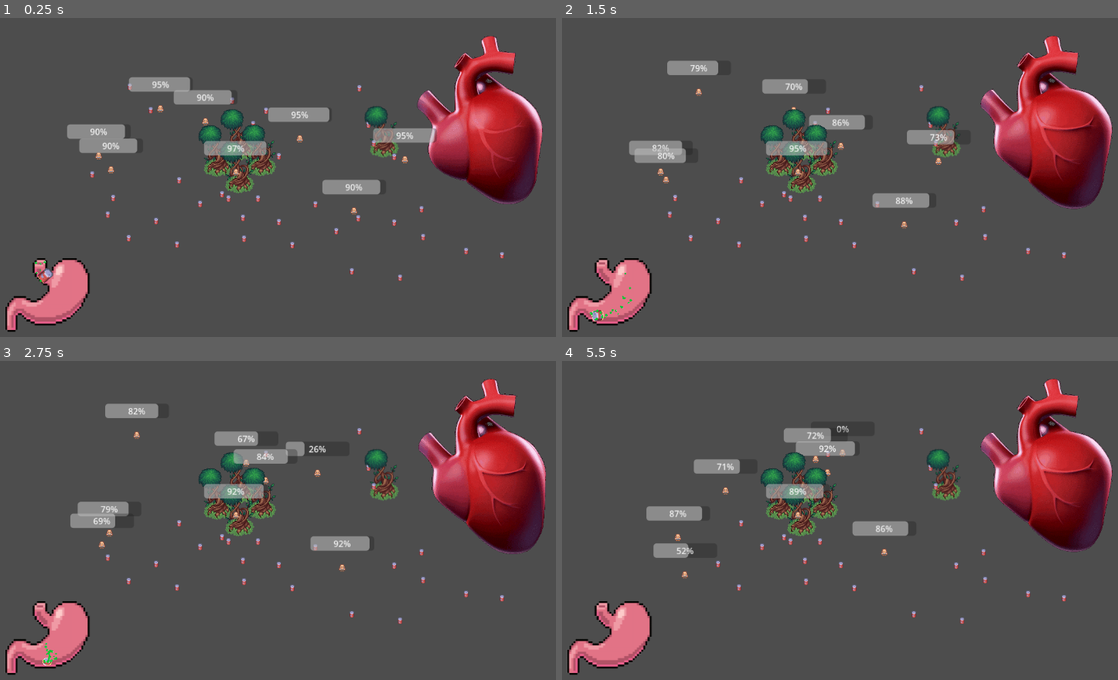
Above: before the commit, frames 1-4 (two rows, left to right).
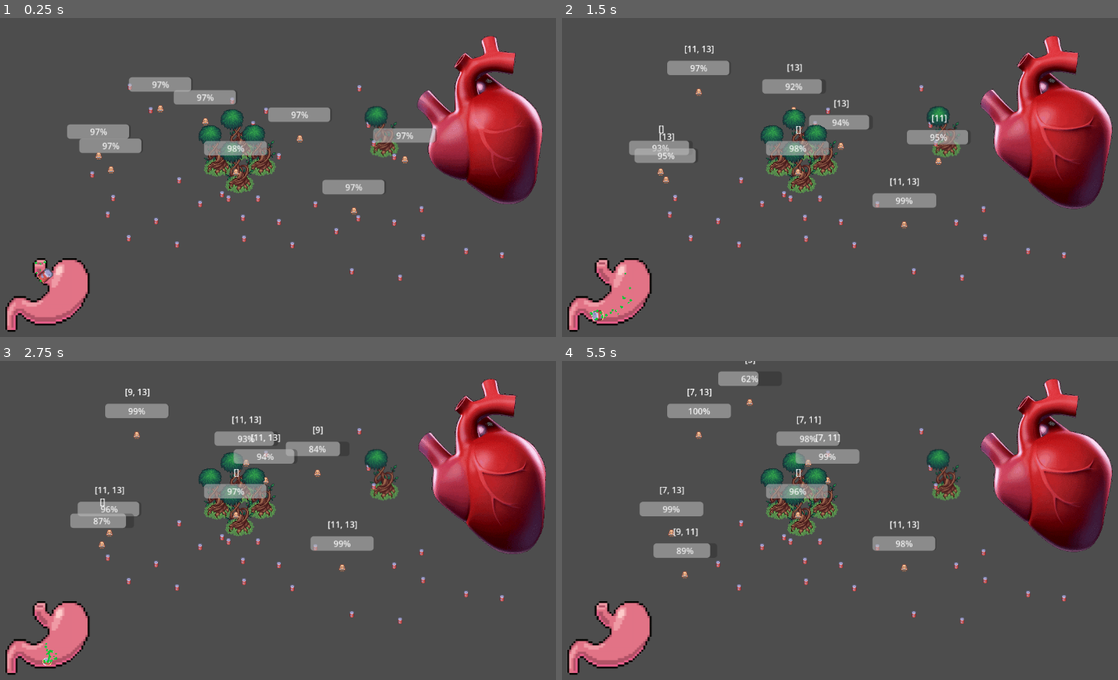
Above: after the commit, the same moments.

Repository: rundoom/Upraiser
Game: Godot game, scene res://world/world.tscn
The game is run twice, just before and just after one commit, with the same random seed, the same clock (stepped at 60 frames per second) and the same inputs.
Inputs:
- Up to frame 1 (0.25 s): no input
- Up to frame 2 (1.5 s): no input
- Up to frame 3 (2.75 s): no input
- Up to frame 4 (5.5 s): no input

The runs differ from the first frame. In frame 1, 0.3% of the frame differs, in the area x 17-79%, y 18-56%; in frame 2, 1.0%; in frame 3, 1.2%; in frame 4, 4.1%, in the area x 13-68%, y 0-67%.

Commit message:
Dissolve food only if not enough energy

Diff:
--- a/creature/npc/npc.gd
+++ b/creature/npc/npc.gd
@@ -4,7 +4,7 @@
 
 @export var SPEED := 100
 
-@export var MAX_ENERGY := 300
+@export var MAX_ENERGY := 300.0
 @export var energy := MAX_ENERGY:
 	set(val):
 		energy = val
@@ -21,7 +21,7 @@
 var move_to: Node2D
 
 func _physics_process(delta: float) -> void:
-	var real_speed_factor := get_real_velocity().length()/100
+	var real_speed_factor := get_real_velocity().length()/200
 	if energy >= real_speed_factor:
 		move_and_slide()
 		energy -= real_speed_factor
@@ -29,12 +29,17 @@
 
 func energy_consume() -> void:
 	energy -= energy_consume_idle
+	$Label.text = str(food.map(func(it): return it.volume))
 	for it in food:
+		var food_value = it.dissolve_rate * it.dissolve_tick
+		if food_value > MAX_ENERGY - energy: continue
+
 		it.volume -= it.dissolve_tick
 		if it.volume <= 0:
 			food.erase(it)
 			it.queue_free()
-		energy += it.dissolve_rate * it.dissolve_tick
+		energy += food_value
+	$Label.text = str(food.map(func(it): return it.volume))
 
 
 func check_needs() -> void:
@@ -43,7 +48,6 @@
 	if food.reduce(func(acc, it): return it.volume + acc, 0) < MAX_FOOD / 2:
 		var parameters = PhysicsShapeQueryParameters2D.new()
 		parameters.shape = detector_shape
-		"res://creature/npc/detector_shape.tres"
 		parameters.transform = Transform2D(0, global_position)
 		parameters.collision_mask = 2
 
--- a/creature/npc/npc.tscn
+++ b/creature/npc/npc.tscn
@@ -147,5 +147,13 @@
 max_value = 300.0
 step = 1.0
 
+[node name="Label" type="Label" parent="."]
+offset_left = -54.0
+offset_top = -100.0
+offset_right = 57.0
+offset_bottom = -61.0
+horizontal_alignment = 1
+vertical_alignment = 1
+
 [connection signal="ready" from="." to="." method="check_needs"]
 [connection signal="body_entered" from="Picker" to="." method="_on_picker_body_entered"]
--- a/general/dissolve.gdshader
+++ b/general/dissolve.gdshader
@@ -7,12 +7,11 @@
 
 void fragment() {
 	vec4 textureColor = texture(TEXTURE, UV);
-//	float textureBrightness = (textureColor.r + textureColor.g + textureColor.b) / 3.0;
 	float textureBrightness = texture(noise, UV).g;
-//	vec4 gradientColor = texture(gradient, vec2(textureBrightness - dissolveState));
+
+	float dissolveDiff = abs(textureBrightness - dissolveState);
+
 	COLOR = textureColor;
-	float dissolveDiff = abs(textureBrightness - dissolveState);
-//	COLOR = gradientColor;
 	COLOR.rgb += border * step(dissolveDiff, border_ticc);
 	COLOR.a *= step(dissolveState, textureBrightness);
 }
--- a/general/food_for_stomach.tscn
+++ b/general/food_for_stomach.tscn
@@ -15,6 +15,45 @@
 [sub_resource type="CircleShape2D" id="CircleShape2D_4ajad"]
 resource_local_to_scene = true
 radius = 15.0
+
+[sub_resource type="Animation" id="Animation_2eu85"]
+length = 0.001
+tracks/0/type = "value"
+tracks/0/imported = false
+tracks/0/enabled = true
+tracks/0/path = NodePath("SubViewportContainer:material:shader_parameter/dissolveState")
+tracks/0/interp = 1
+tracks/0/loop_wrap = true
+tracks/0/keys = {
+"times": PackedFloat32Array(0),
+"transitions": PackedFloat32Array(1),
+"update": 0,
+"values": [0.0]
+}
+tracks/1/type = "value"
+tracks/1/imported = false
+tracks/1/enabled = true
+tracks/1/path = NodePath("CollisionShape2D:shape:radius")
+tracks/1/interp = 1
+tracks/1/loop_wrap = true
+tracks/1/keys = {
+"times": PackedFloat32Array(0),
+"transitions": PackedFloat32Array(1),
+"update": 0,
+"values": [15.0]
+}
+tracks/2/type = "value"
+tracks/2/imported = false
+tracks/2/enabled = true
+tracks/2/path = NodePath("GPUParticles2D:process_material:emission_sphere_radius")
+tracks/2/interp = 1
+tracks/2/loop_wrap = true
+tracks/2/keys = {
+"times": PackedFloat32Array(0),
+"transitions": PackedFloat32Array(1),
+"update": 0,
+"values": [15.0]
+}
 
 [sub_resource type="Animation" id="Animation_2nvxp"]
 resource_name = "dissolving"
@@ -71,45 +110,6 @@
 "values": [15.0, 0.01]
 }
 
-[sub_resource type="Animation" id="Animation_2eu85"]
-length = 0.001
-tracks/0/type = "value"
-tracks/0/imported = false
-tracks/0/enabled = true
-tracks/0/path = NodePath("SubViewportContainer:material:shader_parameter/dissolveState")
-tracks/0/interp = 1
-tracks/0/loop_wrap = true
-tracks/0/keys = {
-"times": PackedFloat32Array(0),
-"transitions": PackedFloat32Array(1),
-"update": 0,
-"values": [0.0]
-}
-tracks/1/type = "value"
-tracks/1/imported = false
-tracks/1/enabled = true
-tracks/1/path = NodePath("CollisionShape2D:shape:radius")
-tracks/1/interp = 1
-tracks/1/loop_wrap = true
-tracks/1/keys = {
-"times": PackedFloat32Array(0),
-"transitions": PackedFloat32Array(1),
-"update": 0,
-"values": [15.0]
-}
-tracks/2/type = "value"
-tracks/2/imported = false
-tracks/2/enabled = true
-tracks/2/path = NodePath("GPUParticles2D:process_material:emission_sphere_radius")
-tracks/2/interp = 1
-tracks/2/loop_wrap = true
-tracks/2/keys = {
-"times": PackedFloat32Array(0),
-"transitions": PackedFloat32Array(1),
-"update": 0,
-"values": [15.0]
-}
-
 [sub_resource type="AnimationLibrary" id="AnimationLibrary_y83fw"]
 _data = {
 "RESET": SubResource("Animation_2eu85"),
--- a/general/stomach.tscn
+++ b/general/stomach.tscn
@@ -10,7 +10,7 @@
 
 [node name="CollisionPolygon2D" type="CollisionPolygon2D" parent="."]
 build_mode = 1
-polygon = PackedVector2Array(-26, -65, 0, -66, 9, -49, 39, -69, 76, -41, 76, -3, 60, 22, 29, 47, -13, 54, -37, 43, -31, 9, 1, 6, 1, -19, -15, -27, -26, -44)
+polygon = PackedVector2Array(-26, -65, 0, -66, 9, -49, 41, -63, 76, -41, 76, -3, 60, 22, 29, 47, -13, 54, -37, 43, -31, 9, 1, 6, 1, -19, -15, -27, -26, -44)
 
 [node name="Marker2D" type="Marker2D" parent="."]
 position = Vector2(-13, -56)
